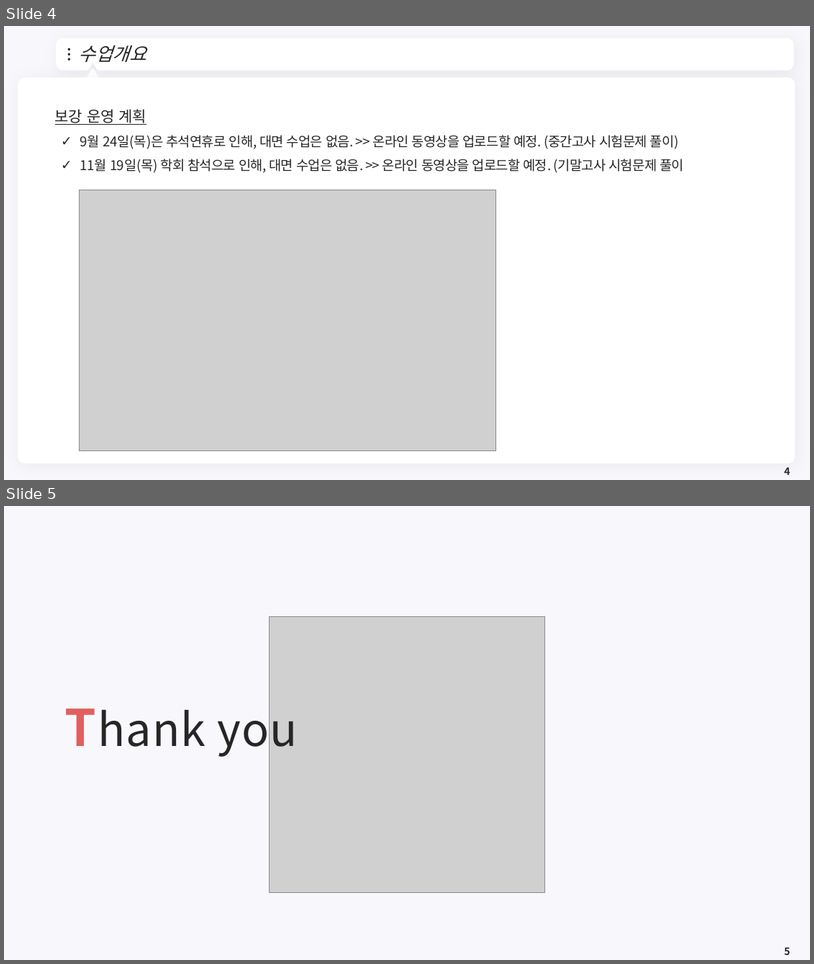
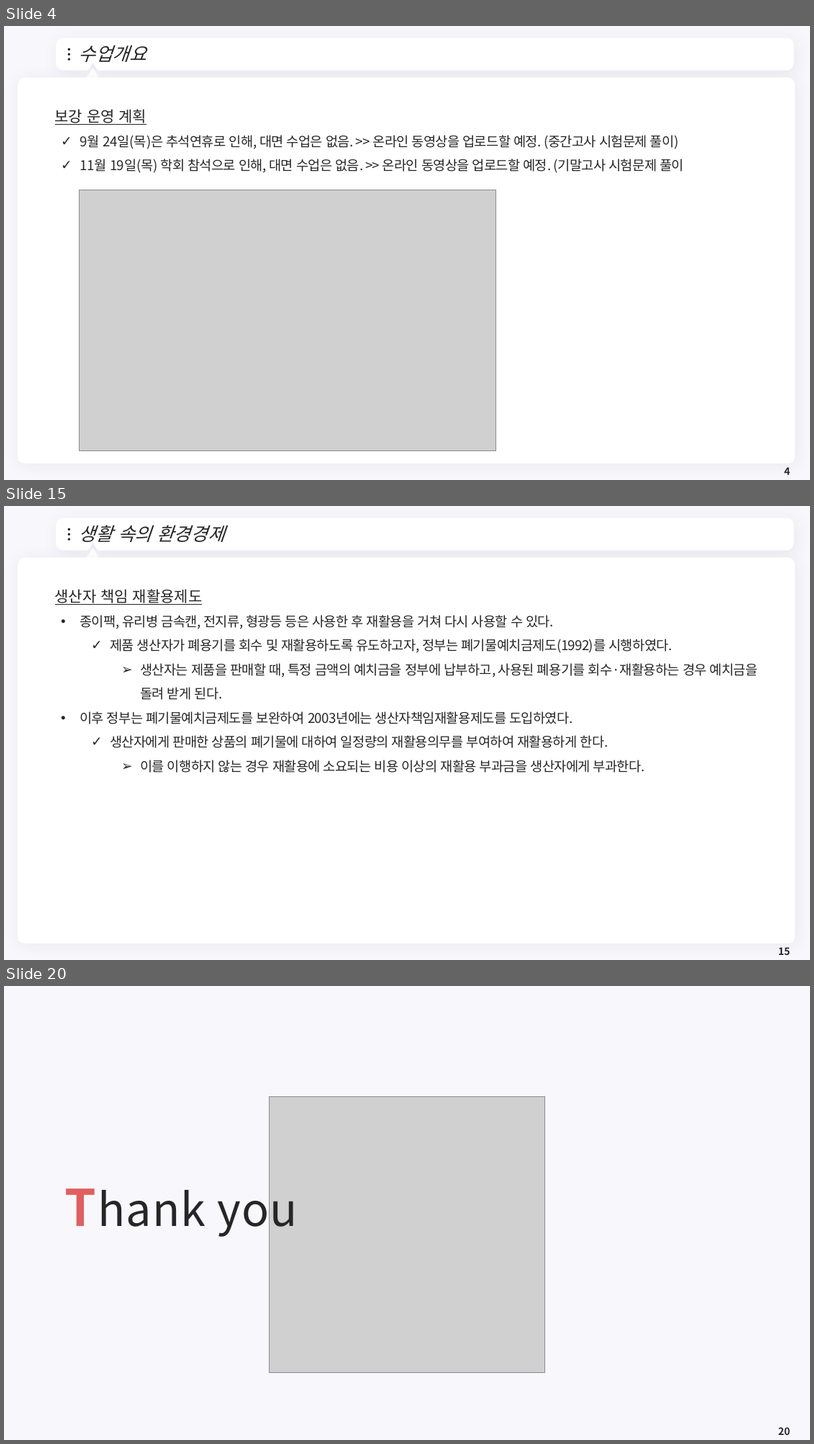
Before and after one commit to meandthey/Teaching, a slide deck: 환경경제학/2026-1/환경경제학_0_OT.pptx. Shown one above the other, each under a label of ours: slides 4 and 5 before the commit, slides 4, 15 and 20 after it; the slides between them are not shown. The pictures are 814x964 and 814x1444 pixels, drawn with LibreOffice and Linux fonts; fonts in the diff are those of the drawing; grey boxes stand for pictures; background and template pictures are left out. Boxes give left, top, right and bottom in pixels: in the first picture for what was removed or moved away, otherwise in the second. Text is boxed around its words. In the diff, an @@ line names an element or a change of style, - is before the commit and + after.

```diff
--- a/환경경제학/2026-1/환경경제학_0_OT.pptx
+++ b/환경경제학/2026-1/환경경제학_0_OT.pptx
@@ slide 15 added at (4,506,810,960), background #F8F7FC; not listed: 7 template elements that a slide beside it also shows @@
@@ title added at (79,525,224,542), 22 pt, text #262626, italic @@
+생활 속의 환경경제
@@ text added at (55,589,759,772), 16 pt, text #262626 @@
+생산자 책임 재활용제도
+• 종이팩, 유리병 금속캔, 전지류, 형광등 등은 사용한 후 재활용을 거쳐 다시 사용할 수 있다.
+  ✓ 제품 생산자가 폐용기를 회수 및 재활용하도록 유도하고자, 정부는 폐기물예치금제도(1992)를 시행하였다.
+    ➢ 생산자는 제품을 판매할 때, 특정 금액의 예치금을 정부에 납부하고, 사용된 폐용기를 회수·재활용하는 경우 예치금을 돌려 받게 된다.
+• 이후 정부는 폐기물예치금제도를 보완하여 2003년에는 생산자책임재활용제도를 도입하였다.
+  ✓ 생산자에게 판매한 상품의 폐기물에 대하여 일정량의 재활용의무를 부여하여 재활용하게 한다.
+    ➢ 이를 이행하지 않는 경우 재활용에 소요되는 비용 이상의 재활용 부과금을 생산자에게 부과한다.
@@ page number added at (779,947,790,955), 12 pt, text #262626, bold @@
+15
@@ what was slide 5 is now slide 20 @@
@@ page number at (779,1427,790,1435): text changed @@
-5
+20
```
Also in this commit, not shown: 14 other slides added, 5 other files.
